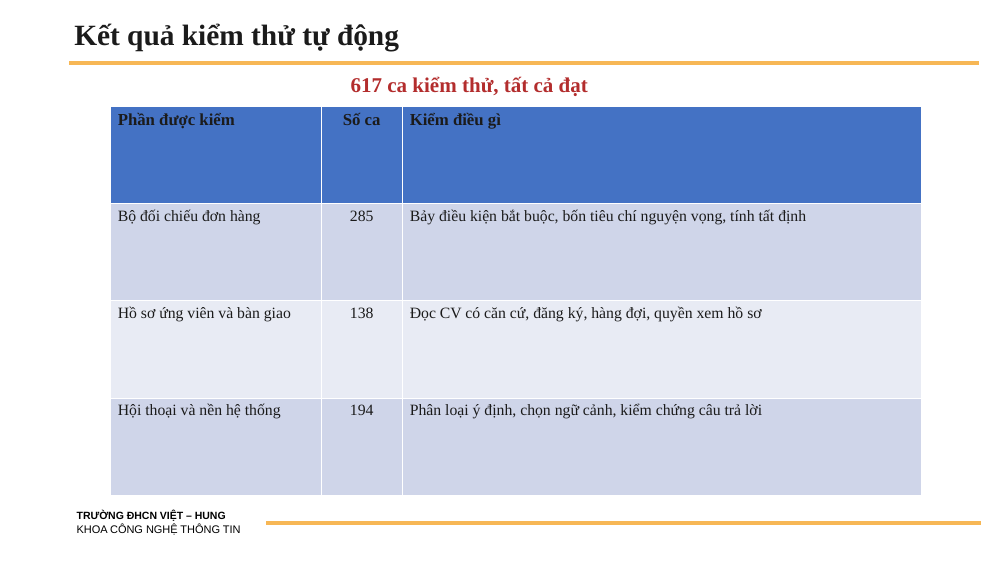
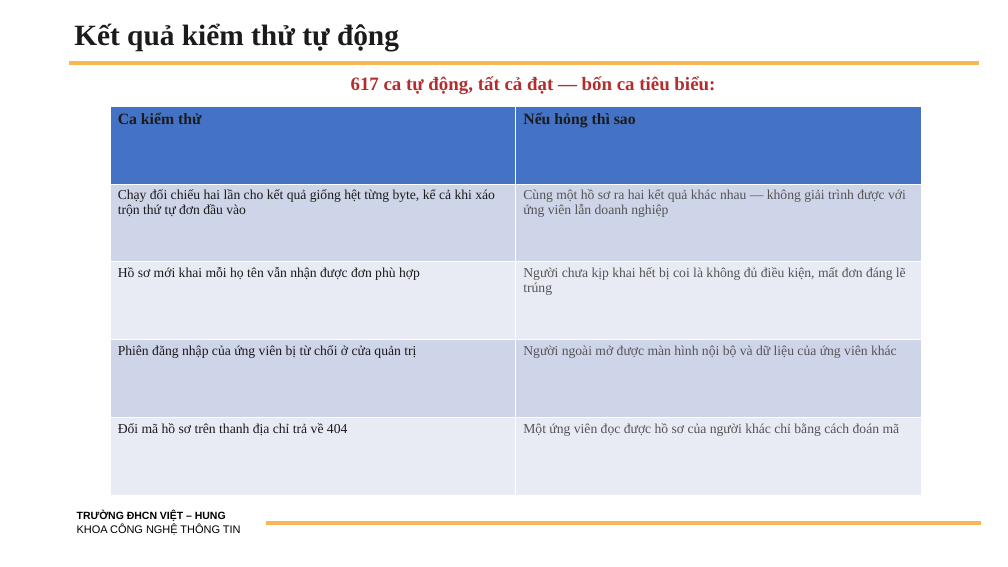
Before and after one commit to Hduc2412/Web-XKLD, a slide deck: slide 8 of tailieu/BaoCao_TienDo_DATN_HoangMinhDuc_2200583.pptx. Drawn at 1008x567 pixels with LibreOffice and Linux fonts; fonts in the diff are those of the drawing; background and template pictures are left out. Boxes give left, top, right and bottom in pixels: in the first picture for what was removed or moved away, otherwise in the second. Text is boxed around its words. In the diff, an @@ line names an element or a change of style, - is before the commit and + after.

```diff
--- a/tailieu/BaoCao_TienDo_DATN_HoangMinhDuc_2200583.pptx
+++ b/tailieu/BaoCao_TienDo_DATN_HoangMinhDuc_2200583.pptx
@@ text at (351,76,715,94): text changed; size 20 to 18 pt @@
-617 ca kiểm thử, tất cả đạt
+617 ca tự động, tất cả đạt — bốn ca tiêu biểu:
@@ table at (110,107,923,496) @@
-Phần được kiểm | Số ca | Kiểm điều gì
-Bộ đối chiếu đơn hàng | 285 | Bảy điều kiện bắt buộc, bốn tiêu chí nguyện vọng, tính tất định
-Hồ sơ ứng viên và bàn giao | 138 | Đọc CV có căn cứ, đăng ký, hàng đợi, quyền xem hồ sơ
-Hội thoại và nền hệ thống | 194 | Phân loại ý định, chọn ngữ cảnh, kiểm chứng câu trả lời
+Ca kiểm thử | Nếu hỏng thì sao
+Chạy đối chiếu hai lần cho kết quả giống hệt từng byte, kể cả khi xáo trộn thứ tự đơn đầu vào | Cùng một hồ sơ ra hai kết quả khác nhau — không giải trình được với ứng viên lẫn doanh nghiệp
+Hồ sơ mới khai mỗi họ tên vẫn nhận được đơn phù hợp | Người chưa kịp khai hết bị coi là không đủ điều kiện, mất đơn đáng lẽ trúng
+Phiên đăng nhập của ứng viên bị từ chối ở cửa quản trị | Người ngoài mở được màn hình nội bộ và dữ liệu của ứng viên khác
+Đổi mã hồ sơ trên thanh địa chỉ trả về 404 | Một ứng viên đọc được hồ sơ của người khác chỉ bằng cách đoán mã
```
